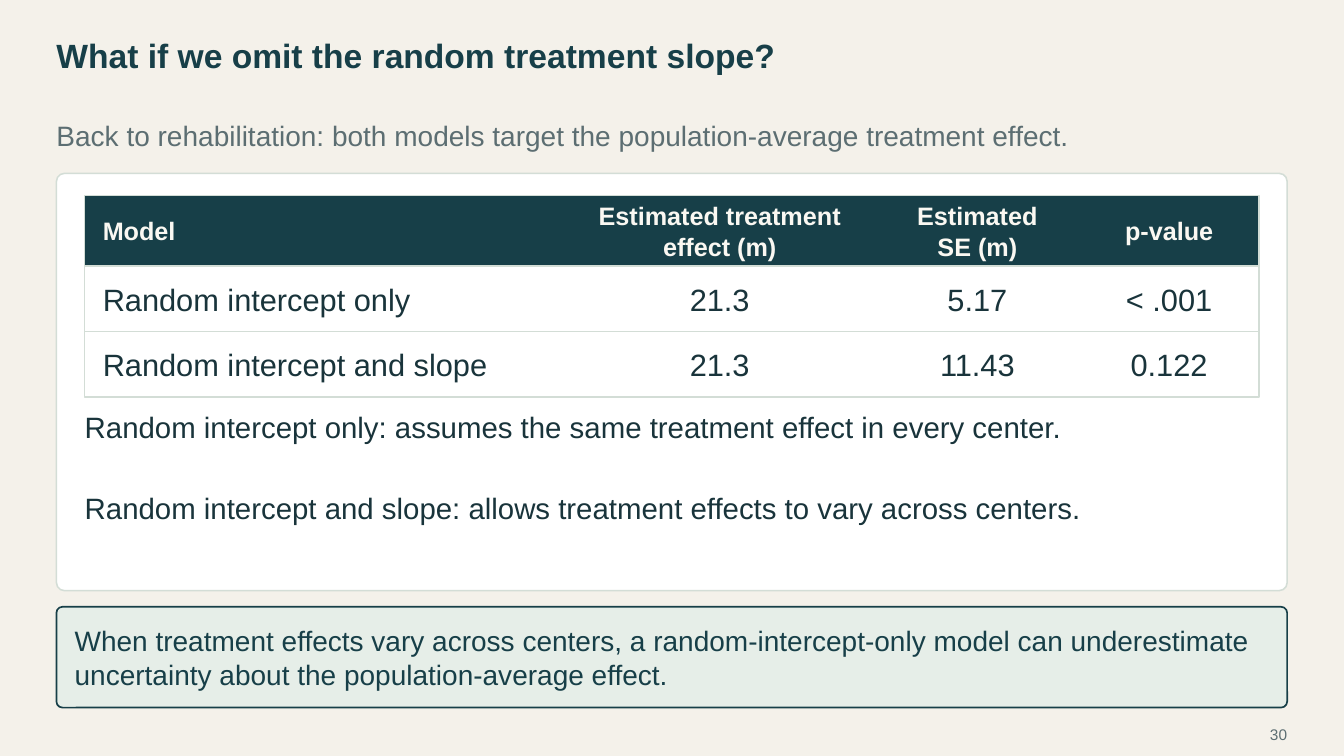
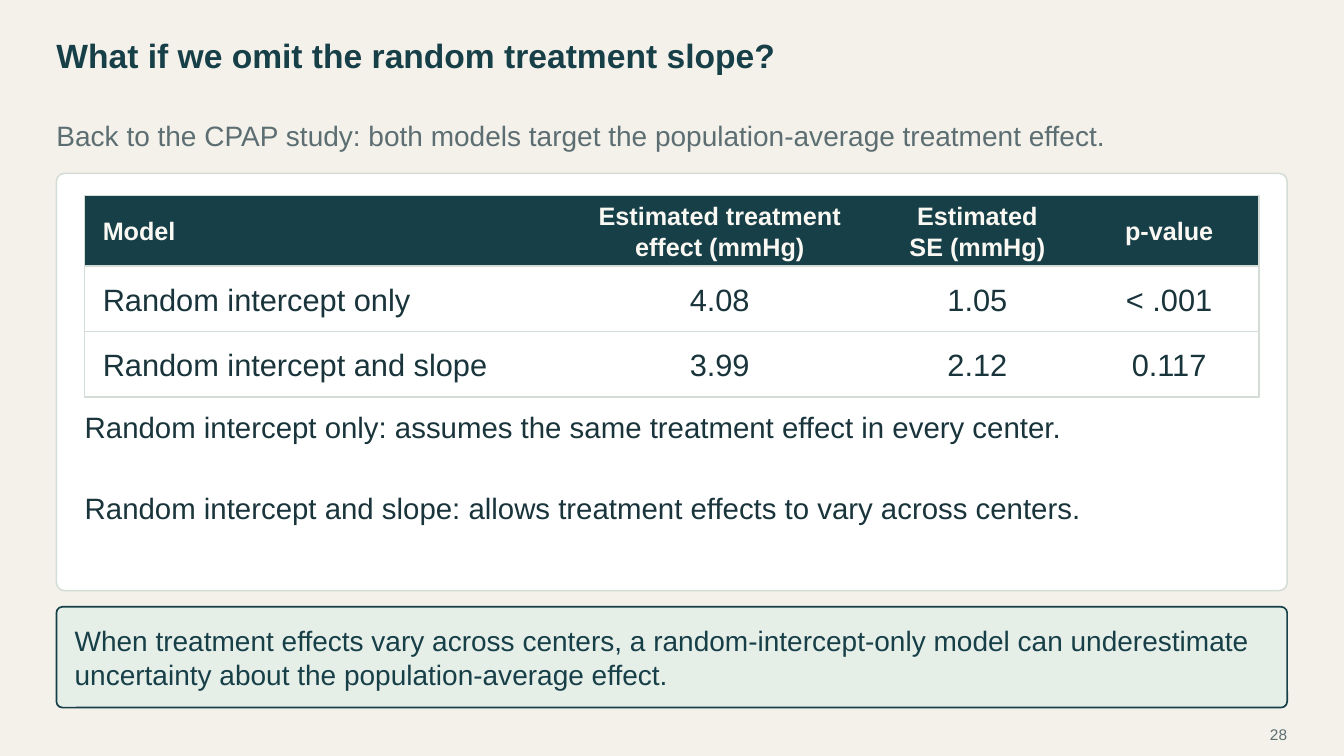
Before and after one commit to Postmus/BeyondMLR, a slide deck: slide 28 of lectures_2627/week2/Beyond_MLR_Week_2.pptx (slide 30 before the commit). Drawn at 1344x756 pixels with LibreOffice and Linux fonts; fonts in the diff are those of the drawing. Boxes give left, top, right and bottom in pixels: in the first picture for what was removed or moved away, otherwise in the second. Text is boxed around its words. In the diff, an @@ line names an element or a change of style, - is before the commit and + after.

```diff
--- a/lectures_2627/week2/Beyond_MLR_Week_2.pptx
+++ b/lectures_2627/week2/Beyond_MLR_Week_2.pptx
@@ text at <box>56,125,1105,151</box>: text changed @@
-Back to rehabilitation: both models target the population-average treatment effect.
+Back to the CPAP study: both models target the population-average treatment effect.
@@ text at <box>635,237,804,261</box>: text changed @@
-effect (m)
+effect (mmHg)
@@ text at <box>909,237,1045,261</box>: text changed @@
-SE (m)
+SE (mmHg)
@@ text at <box>690,289,750,312</box>: text changed @@
-21.3
+4.08
@@ text at <box>947,289,1007,312</box>: text changed @@
-5.17
+1.05
@@ text at <box>690,354,750,377</box>: text changed @@
-21.3
+3.99
@@ text at <box>947,354,1007,376</box>: text changed @@
-11.43
+2.12
@@ text at <box>1132,354,1207,377</box>: text changed @@
-0.122
+0.117
@@ page number at <box>1270,729,1287,740</box>: text changed @@
-30
+28
```
Also in this commit, not shown: 15 other slides changed, 3 slides added, 4 slides removed, 49 other files.
